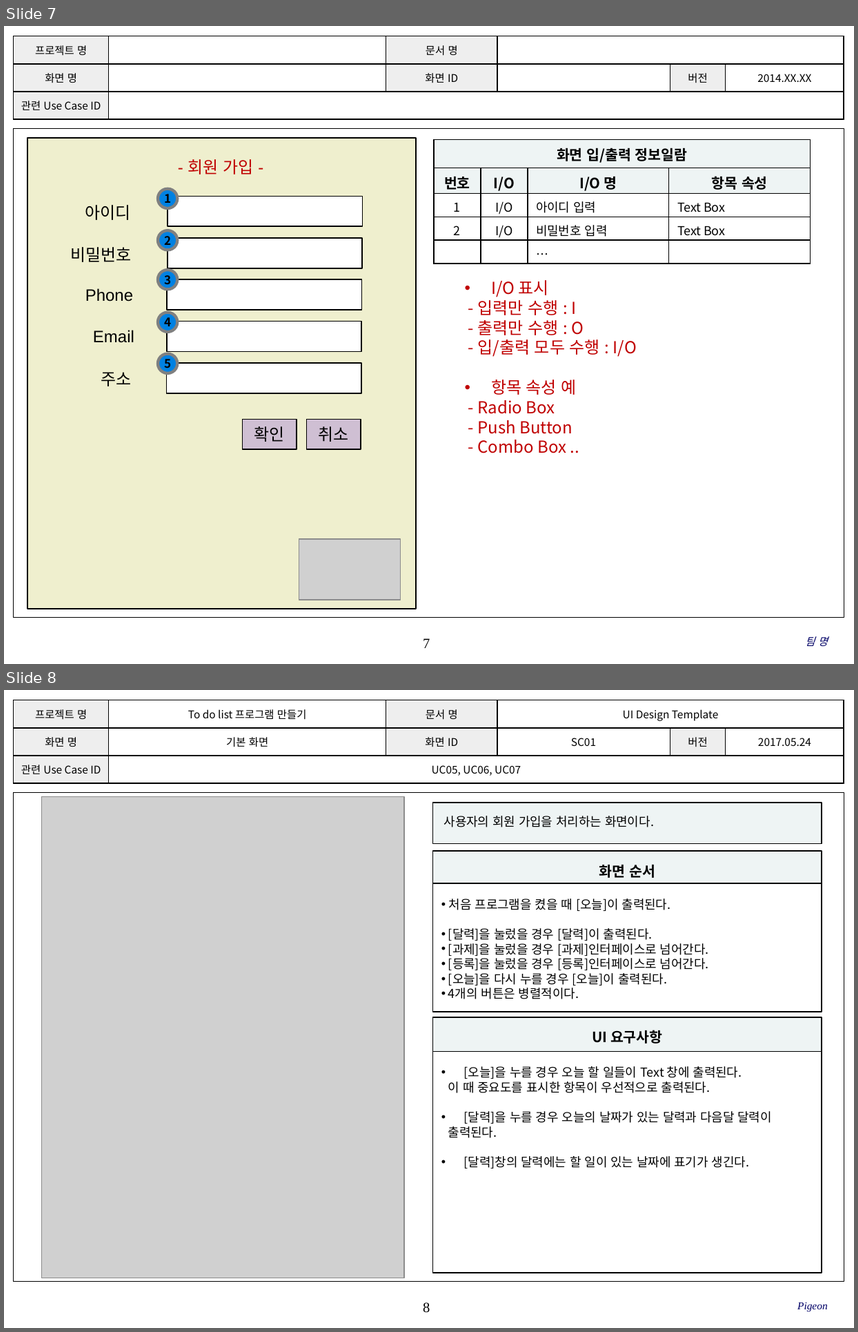
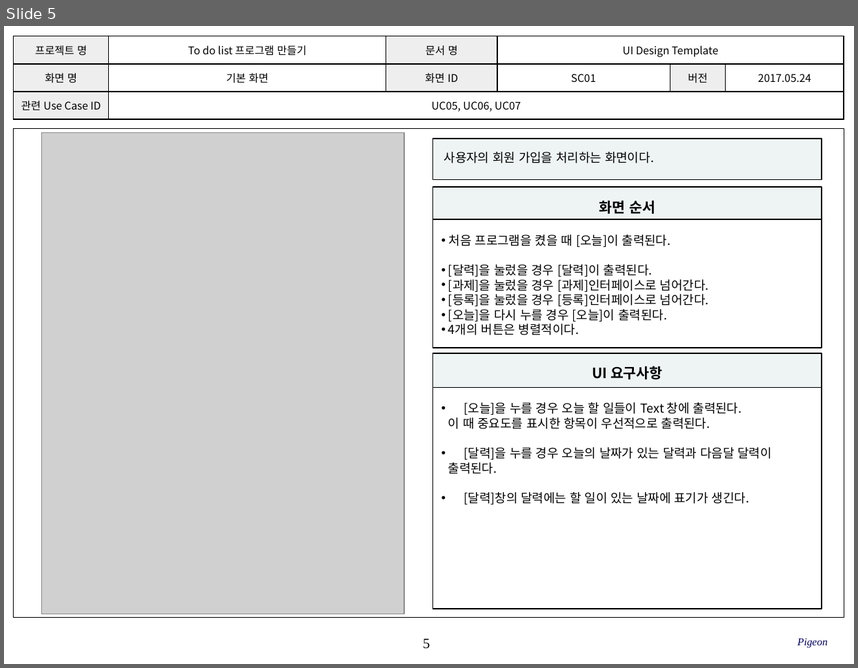
Before and after one commit to SE-admin/9, a slide deck: doc/3_ 설계서/UI Design Template_9_pigeon.pptx. Shown one above the other, each under a label of ours: slides 7 and 8 before the commit, slide 5 after it. The pictures are 858x1332 and 858x668 pixels, drawn with LibreOffice and Linux fonts; fonts in the diff are those of the drawing; grey boxes stand for pictures; background and template pictures are left out. Boxes give left, top, right and bottom in pixels: in the first picture for what was removed or moved away, otherwise in the second. Text is boxed around its words. In the diff, an @@ line names an element or a change of style, - is before the commit and + after.

```diff
--- a/doc/3_ 설계서/UI Design Template_9_pigeon.pptx
+++ b/doc/3_ 설계서/UI Design Template_9_pigeon.pptx
@@ slide 7 removed at box(4, 26, 854, 664), background #FFFFFF; not listed: 2 template elements that a slide beside it also shows @@
@@ table removed at box(14, 36, 843, 120), 3 rows, 6 columns @@
-프로젝트 명 |  | 문서 명 |  |  | 
-화면 명 |  | 화면 ID |  | 버전 | 2014.XX.XX
-관련 Use Case ID |  |  |  |  | 
@@ table removed at box(434, 140, 810, 263), 5 rows, 4 columns @@
-화면 입/출력 정보일람 |  |  | 
-번호 | I/O | I/O 명 | 항목 속성
-1 | I/O | 아이디 입력 | Text Box
-2 | I/O | 비밀번호 입력 | Text Box
- |  | … | 
@@ ellipse removed at box(158, 188, 177, 208) @@
-1
@@ ellipse removed at box(158, 230, 177, 250) @@
-2
@@ ellipse removed at box(158, 270, 177, 290) @@
-3
@@ text removed at box(478, 280, 637, 453) @@
-• I/O 표시
-- 입력만 수행 : I
-- 출력만 수행 : O
-- 입/출력 모두 수행 : I/O
-• 항목 속성 예
-- Radio Box
-- Push Button
-- Combo Box ..
@@ ellipse removed at box(158, 312, 177, 332) @@
-4
@@ ellipse removed at box(158, 353, 177, 373) @@
-5
@@ group removed at box(27, 138, 417, 608): 8 rectangles, 6 texts, 1 picture @@
-확인
-- 회원 가입 -
-아이디
-비밀번호
-Phone
-Email
-주소
-취소
@@ text removed at box(805, 637, 828, 646) @@
-팀 명
@@ what was slide 8 is now slide 5 @@
@@ page number at box(423, 638, 430, 648): text changed @@
-8
+5
```
Also in this commit, not shown: 1 slide changed, 4 slides added, 2 other slides removed.
